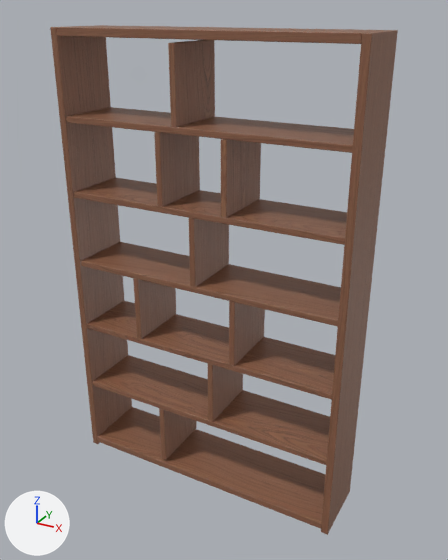
The glTF model models/shelf-fina.glb as it was, and as the next commit left it.
Before and after are seen from a 50 mm camera at (1.34, -2.33, 2.28) aimed at (0.04, 0.02, 1.1). Lighting does not change. The marker at lower left points along +X, +Y and +Z. The picture after the commit comes second. Where no turn or scale is listed for an object, it has been applied to the vertices.

The scene before the commit, as lines of its bpy script (objects in view):
```python
me_mesh_0 = bpy.data.meshes.new('Mesh_0')
me_mesh_0.from_pydata(...)  # 2580 vertices, 5100 faces; spans x -0.71..0.71, y -0.17..0.17, z -1.1..1.1
me_mesh_0.materials.append(mat_recycled_teak)
ob_mesh_0 = bpy.data.objects.new('Mesh_0', me_mesh_0)
ob_mesh_0.location = (0.0, 0.0, 1.1)
```
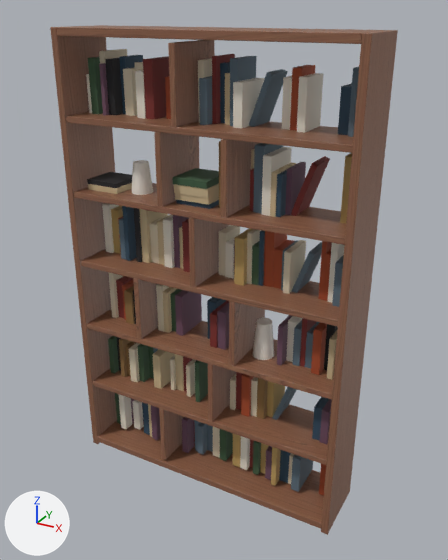
The change, as a diff of the scene's bpy script:
```diff
--- a/models/shelf-fina.glb.py
+++ b/models/shelf-fina.glb.py
@@ ob_decor_012 @@
+ob_decor_012 = bpy.data.objects.new('decor.012', me_mesh_13)  # 84 vertices, 160 faces; spans x -0.379..0.379, y -0.052..0.052, z -0.423..0.423; in mat_ceramic (white #efe9df)
+ob_decor_012.location = (-0.057, 0.0, 1.195)
@@ ob_decor_011 @@
+ob_decor_011 = bpy.data.objects.new('decor.011', me_mesh_12)  # a box spanning x -0.59..-0.54, y -0.03..0.12, z -0.82..-0.61; a box spanning x -0.43..-0.39, y -0.07..0.12, z -0.47..-0.28; a box spanning x 0.59..0.62, y -0.02..0.12, z -0.47..-0.18; a box spanning x -0.4..-0.38, y -0.06..0.12, z -0.12..0.16; a box spanning x -0.62..-0.45, y -0.12..0.06, z 0.26..0.28; a box spanning x -0.5..-0.47, y -0.07..0.12, z 0.58..0.82; in mat_book_6 (black #1f1f22)
+ob_decor_011.location = (-0.018, 0.033, 1.244)
@@ ob_decor_010 @@
+ob_decor_010 = bpy.data.objects.new('decor.010', me_mesh_11)  # a box spanning x 0.1..0.15, y -0.07..0.1, z -0.84..-0.58; a box spanning x 0.25..0.29, y -0.05..0.1, z -0.84..-0.63; a box spanning x 0.34..0.36, y -0.1..0.1, z -0.84..-0.6; a box spanning x 0.27..0.31, y -0.04..0.1, z -0.49..-0.26; a box spanning x -0.61..-0.57, y -0.04..0.1, z 0.22..0.45; a box spanning x 0.11..0.16, y -0.09..0.1, z 0.22..0.44; a box spanning x 0.57..0.61, y -0.04..0.1, z 0.57..0.84; in mat_book_11 (orange #b89a5e)
+ob_decor_010.location = (0.018, 0.05, 0.908)
@@ ob_decor_009 @@
+ob_decor_009 = bpy.data.objects.new('decor.009', me_mesh_10)  # 144 vertices, 216 faces; spans x -0.53..0.53, y -0.1..0.1, z -1.02..1.02; in mat_book_9 (beige #d9cdb4)
+ob_decor_009.location = (-0.072, 0.051, 1.084)
@@ ob_decor_008 @@
+ob_decor_008 = bpy.data.objects.new('decor.008', me_mesh_9)  # 152 vertices, 228 faces; spans x -0.58..0.58, y -0.1..0.1, z -1.01..1.01; in mat_book_8 (greyish blue #5c6f7c)
+ob_decor_008.location = (0.066, 0.05, 1.08)
@@ ob_decor_007 @@
+ob_decor_007 = bpy.data.objects.new('decor.007', me_mesh_8)  # 88 vertices, 132 faces; spans x -0.59..0.59, y -0.1..0.1, z -1.0..1.0; in mat_book_7 (brown #a34a28)
+ob_decor_007.location = (0.038, 0.055, 1.067)
@@ ob_decor_006 @@
+ob_decor_006 = bpy.data.objects.new('decor.006', me_mesh_7)  # 128 vertices, 192 faces; spans x -0.59..0.59, y -0.1..0.1, z -0.99..0.99; in mat_book_10 (dark purple #6b4b5e)
+ob_decor_006.location = (0.04, 0.05, 1.059)
@@ ob_decor_005 @@
+ob_decor_005 = bpy.data.objects.new('decor.005', me_mesh_6)  # a box spanning x -0.17..-0.13, y -0.08..0.1, z -0.85..-0.68; a box spanning x -0.43..-0.4, y -0.09..0.1, z -0.5..-0.27; a box spanning x -0.4..-0.36, y -0.07..0.1, z -0.5..-0.31; a box spanning x 0.39..0.43, y -0.07..0.1, z -0.5..-0.21; a box spanning x -0.36..-0.31, y -0.1..0.1, z -0.14..0.04; a box spanning x -0.27..-0.22, y -0.06..0.1, z -0.14..0.06; a box spanning x 0.2..0.23, y -0.1..0.1, z 0.56..0.85; in mat_book_5 (brown #8a6a3f)
+ob_decor_005.location = (-0.136, 0.052, 0.916)
@@ ob_decor_004 @@
+ob_decor_004 = bpy.data.objects.new('decor.004', me_mesh_5)  # 144 vertices, 216 faces; spans x -0.62..0.62, y -0.1..0.1, z -0.98..0.98; in mat_book_4 (white #e8e2d4)
+ob_decor_004.location = (-0.019, 0.052, 1.052)
@@ ob_decor_003 @@
+ob_decor_003 = bpy.data.objects.new('decor.003', me_mesh_4)  # 96 vertices, 144 faces; spans x -0.45..0.45, y -0.13..0.13, z -1.02..1.02; in mat_book_3 (dark green #3d5a3f)
+ob_decor_003.location = (-0.183, 0.029, 1.092)
@@ ob_decor_002 @@
+ob_decor_002 = bpy.data.objects.new('decor.002', me_mesh_3)  # 112 vertices, 168 faces; spans x -0.63..0.63, y -0.12..0.12, z -0.98..0.98; in mat_book_2 (beige #c9b58f)
+ob_decor_002.location = (-0.004, 0.03, 1.05)
@@ ob_decor_001 @@
+ob_decor_001 = bpy.data.objects.new('decor.001', me_mesh_2)  # 88 vertices, 132 faces; spans x -0.54..0.54, y -0.12..0.12, z -1.0..1.0; in mat_book_1 (dark blue #2f4a5e)
+ob_decor_001.location = (0.057, 0.036, 1.073)
@@ ob_decor @@
+ob_decor = bpy.data.objects.new('decor', me_mesh_1)  # 104 vertices, 156 faces; spans x -0.53..0.53, y -0.1..0.1, z -1.01..1.01; in mat_book_0 (dark red #7a2e2a)
+ob_decor.location = (-0.044, 0.05, 1.083)
```

Boxes (x1, y1, x2, y2) around the edits, measured in the pictures (448 x 560 px):
'decor.004', added
    after: (86, 70, 344, 470)
'decor.008', added
    after: (119, 56, 359, 492)
'decor.009', added
    after: (99, 49, 306, 484)
'decor', added
    after: (116, 54, 330, 468)
'decor.006', added
    after: (99, 63, 332, 480)
'decor.002', added
    after: (88, 73, 337, 437)
'decor.003', added
    after: (88, 57, 261, 475)
'decor.007', added
    after: (118, 65, 332, 496)
'decor.001', added
    after: (119, 55, 352, 483)
'decor.010', added
    after: (111, 153, 352, 485)
'decor.011', added
    after: (87, 58, 338, 371)
'decor.012', added
    after: (132, 160, 274, 360)
'decor.005', added (mostly hidden)
    after: (119, 141, 268, 419)
